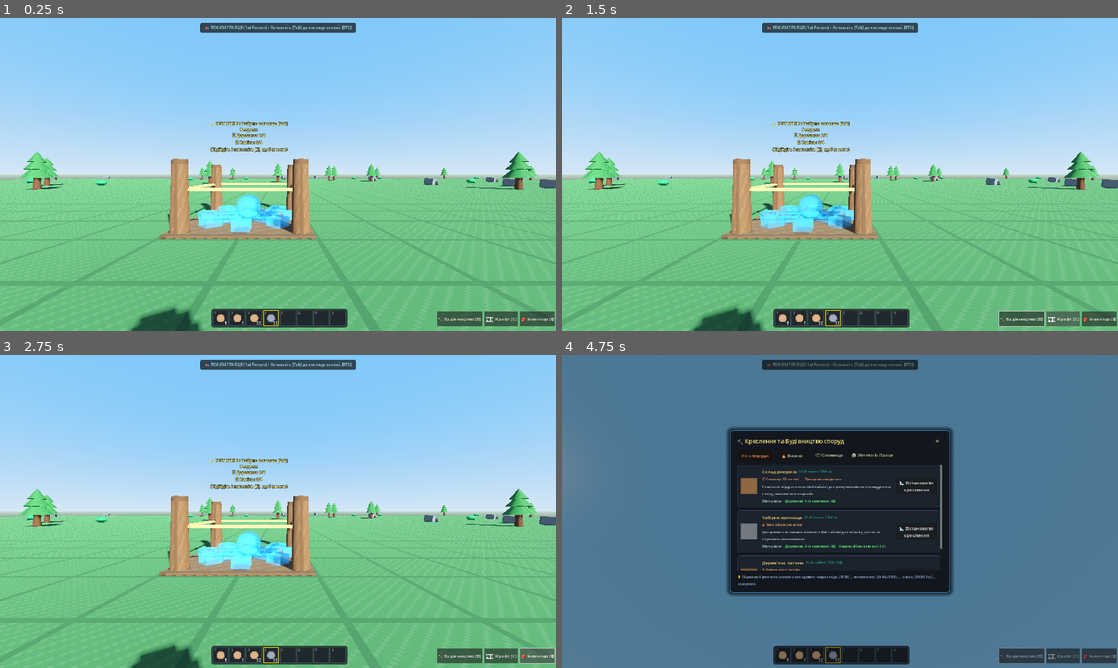
Above: before the commit, frames 1-4 (two rows, left to right).
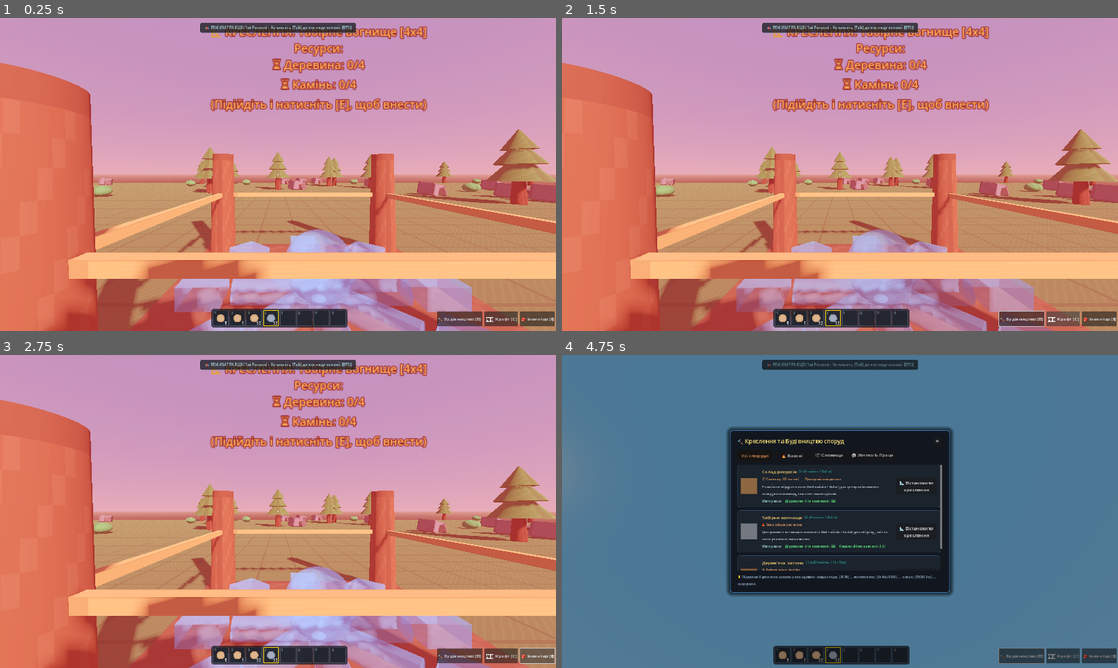
Above: after the commit, the same moments.

Repository: oksesaneka22/saecula_2
Game: Godot game, scene res://src/core/Main.tscn
Two runs of this game, one before a commit and one after it. Both use one fixed random seed, a clock stepped at 60 frames per second and the inputs below.
Inputs (mouse positions are in pixels of both pictures, inside the frame that each line leads up to):
- Up to frame 1 (0.25 s): no input
- Up to frame 2 (1.5 s): click "🔨 Будівництво [B]" at 0.5 s; click "🛠️ Крафт [C]" at 1.25 s
- Up to frame 3 (2.75 s): click "🎒 Інвентар [I]" at 2 s
- Up to frame 4 (4.75 s): tap Enter at 2.75, 4.25 s; move the mouse to (867, 511) at 2.77 s; hold W (move_up) from 2.78 s (still down); tap Space (jump) at 2.85, 3.02, 3.32, 3.5, 3.77, 3.8, 4.07, 4.55 s; click (867, 511) at 2.92 s; move the mouse to (812, 511) at 3.52 s; tap B (build_mode_toggle) at 3.6 s; move the mouse to (851, 505) at 4.27 s; hold Tab (colony_mode_toggle) from 4.28 s (still down)

The runs differ from the first frame. In frame 1, 97% of the frame differs, in the area x 0-100%, y 0-100%; in frame 2, 97%; in frame 3, 97%; in frame 4, 0.2%.
Error in both runs: Invalid call. Nonexistent function 'open' in base 'Control (InventoryUI.gd)'. (res://src/ui/hud/HUDActionBar.gd:57)

Commit message:
changed tile size

Diff:
--- a/data/buildings/campfire.tres
+++ b/data/buildings/campfire.tres
@@ -19,8 +19,8 @@
 script = ExtResource("1_bld")
 id = &"campfire"
 display_name = "Табірне вогнище"
-description = "Центральне вогнище поселення (2x2 тайлів) для обігріву, світла та первинного виживання."
-size_in_tiles = Vector2i(2, 2)
+description = "Центральне вогнище поселення (4x4 тайлів / 4x4м) для обігріву, світла та первинного виживання."
+size_in_tiles = Vector2i(4, 4)
 is_solid = true
 required_era = 0
 build_time = 4.0
--- a/data/buildings/stockpile.tres
+++ b/data/buildings/stockpile.tres
@@ -13,8 +13,8 @@
 script = ExtResource("1_bld")
 id = &"stockpile"
 display_name = "Склад ресурсів"
-description = "Розмічена відкрита зона (4x4 тайлів) для централізованого складування колод, каменю та матеріалів."
-size_in_tiles = Vector2i(4, 4)
+description = "Розмічена відкрита зона (6x6 тайлів / 6x6м) для централізованого складування колод, каменю та матеріалів."
+size_in_tiles = Vector2i(6, 6)
 is_solid = false
 required_era = 0
 build_time = 6.0
--- a/data/buildings/wooden_hut.tres
+++ b/data/buildings/wooden_hut.tres
@@ -19,8 +19,8 @@
 script = ExtResource("1_bld")
 id = &"wooden_hut"
 display_name = "Дерев'яна хатина"
-description = "Житловий комплекс для поселенців та майстерня будівельних робіт (6x6 тайлів)."
-size_in_tiles = Vector2i(6, 6)
+description = "Житловий комплекс для поселенців та майстерня будівельних робіт (10x10 тайлів / 10x10м)."
+size_in_tiles = Vector2i(10, 10)
 is_solid = true
 required_era = 0
 build_time = 10.0
--- a/src/core/Main.gd
+++ b/src/core/Main.gd
@@ -160,23 +160,23 @@
 
 	var campfire = BuildingPlacementController.get_building(&"campfire")
 	assert(campfire != null, "Campfire building must exist")
-	assert(campfire.size_in_tiles == Vector2i(2, 2), "Campfire size must be 2x2")
+	assert(campfire.size_in_tiles == Vector2i(4, 4), "Campfire size must be 4x4")
 
 	var stockpile = BuildingPlacementController.get_building(&"stockpile")
 	assert(stockpile != null, "Stockpile building must exist")
-	assert(stockpile.size_in_tiles == Vector2i(4, 4), "Stockpile size must be 4x4")
+	assert(stockpile.size_in_tiles == Vector2i(6, 6), "Stockpile size must be 6x6")
 
 	var wooden_hut = BuildingPlacementController.get_building(&"wooden_hut")
 	assert(wooden_hut != null, "Wooden hut building must exist")
-	assert(wooden_hut.size_in_tiles == Vector2i(6, 6), "Wooden hut size must be 6x6")
+	assert(wooden_hut.size_in_tiles == Vector2i(10, 10), "Wooden hut size must be 10x10")
 
 	# Перевірка get_occupied_cells
-	var occupied = BuildingPlacementController.get_occupied_cells(Vector2i(10, 10), Vector2i(2, 2))
-	assert(occupied.size() == 4, "2x2 building must occupy 4 cells")
-	assert(occupied.has(Vector2i(10, 10)) and occupied.has(Vector2i(11, 11)), "Must cover all rectangle tiles")
-
-	var hut_occupied = BuildingPlacementController.get_occupied_cells(Vector2i(20, 20), Vector2i(6, 6))
-	assert(hut_occupied.size() == 36, "6x6 building must occupy 36 cells")
+	var occupied = BuildingPlacementController.get_occupied_cells(Vector2i(10, 10), Vector2i(4, 4))
+	assert(occupied.size() == 16, "4x4 building must occupy 16 cells")
+	assert(occupied.has(Vector2i(10, 10)) and occupied.has(Vector2i(13, 13)), "Must cover all rectangle tiles")
+
+	var hut_occupied = BuildingPlacementController.get_occupied_cells(Vector2i(20, 20), Vector2i(10, 10))
+	assert(hut_occupied.size() == 100, "10x10 building must occupy 100 cells")
 
 	# Перевірка can_place_at: виділена тестова зона (34..44) з тимчасовим збереженням клітинок
 	var test_origin = Vector2i(34, 34)
@@ -206,8 +206,8 @@
 	assert(BuildingPlacementController.can_place_at(campfire, Vector2i(79, 79)) == false, "Out of bounds must be invalid")
 
 	# Перевірка розрахунку 3D центру будівлі
-	var center: Vector3 = BuildingPlacementController.get_building_world_center(Vector2i(0, 0), Vector2i(2, 2))
-	assert(is_equal_approx(center.x, 2.0) and is_equal_approx(center.z, 2.0), "2x2 origin 0,0 center must be (2.0, 0, 2.0)")
+	var center: Vector3 = BuildingPlacementController.get_building_world_center(Vector2i(0, 0), Vector2i(4, 4))
+	assert(is_equal_approx(center.x, 2.0) and is_equal_approx(center.z, 2.0), "4x4 origin 0,0 center must be (2.0, 0, 2.0)")
 
 	# Перевірка перемикання станів FSM
 	BuildingPlacementController.start_placement(campfire)
@@ -237,7 +237,7 @@
 	site.setup_site(campfire, test_origin)
 
 	# 2. Перевіряємо блокування сітки (2x2 = 4 клітинки)
-	assert(site.occupied_cells.size() == 4, "Campfire site must occupy 4 cells")
+	assert(site.occupied_cells.size() == 16, "Campfire site must occupy 16 cells")
 	for c in site.occupied_cells:
 		assert(GridManager.is_cell_solid(c) == true, "Site cells must be solid")
 		assert(GridManager.get_occupant(c) == site, "Site cells must have site as occupant")
@@ -373,11 +373,11 @@
 	assert(campfire_holo != null and campfire_holo.get_child_count() > 0, "Campfire holo must have children")
 	campfire_holo.queue_free()
 
-	var stockpile_holo = BlueprintHelper.build_blueprint_hologram(&"stockpile", Vector2(8, 8), holo_mat)
+	var stockpile_holo = BlueprintHelper.build_blueprint_hologram(&"stockpile", Vector2(6, 6), holo_mat)
 	assert(stockpile_holo != null and stockpile_holo.get_child_count() > 0, "Stockpile holo must have children")
 	stockpile_holo.queue_free()
 
-	var hut_holo = BlueprintHelper.build_blueprint_hologram(&"wooden_hut", Vector2(12, 12), holo_mat)
+	var hut_holo = BlueprintHelper.build_blueprint_hologram(&"wooden_hut", Vector2(10, 10), holo_mat)
 	assert(hut_holo != null and hut_holo.get_child_count() > 0, "Hut holo must have children")
 	hut_holo.queue_free()
 
@@ -450,4 +450,14 @@
 	assert(test_player._get_active_item_id() == &"stone", "Active item must be stone")
 	test_player.queue_free()
 
+	# 8. Перевірка, що воксельні блоки заважають зведенню споруд
+	var campfire_bld = BuildingPlacementController.get_building(&"campfire")
+	var test_b_coord := Vector3i(28, 0, 28)
+	var test_b_block = BlockManager.place_block(&"wood", test_b_coord, self)
+	assert(test_b_block != null, "Block placed")
+	assert(BlockManager.has_blocks_in_area(Vector2i(28, 28), campfire_bld.size_in_tiles) == true, "Area has blocks")
+	assert(BuildingPlacementController.can_place_at(campfire_bld, Vector2i(28, 28)) == false, "Building placement must fail when block is present")
+	BlockManager.remove_block(test_b_coord)
+	assert(BlockManager.has_blocks_in_area(Vector2i(28, 28), campfire_bld.size_in_tiles) == false, "Area has no blocks after removal")
+
 	print("[Main] Minecraft-style Block Placement unit tests passed successfully!")
--- a/src/entities3d/player/Player3D.gd
+++ b/src/entities3d/player/Player3D.gd
@@ -9,7 +9,7 @@
 
 @export var walk_speed: float = 5.0
 @export var sprint_speed: float = 7.5
-@export var jump_velocity: float = 4.8
+@export var jump_velocity: float = 7.0
 @export var mouse_sensitivity: float = 0.0025
 @export var reach_distance: float = 4.5
 
--- a/src/systems/blocks/BlockManager.gd
+++ b/src/systems/blocks/BlockManager.gd
@@ -43,6 +43,12 @@
 	if excluded_aabb.size != Vector3.ZERO:
 		var block_aabb := AABB(Vector3(coord.x, coord.y, coord.z), Vector3.ONE)
 		if block_aabb.intersects(excluded_aabb):
+			return false
+
+	# Заборона ставити блоки всередині споруд, будівельних майданчиків або природних об'єктів
+	if GridManager != null:
+		var tile_pos := Vector2i(coord.x, coord.z)
+		if GridManager.get_occupant(tile_pos) != null:
 			return false
 
 	# Межі ігрової карти
@@ -95,6 +101,24 @@
 		GridManager.set_cell_solid(map_pos, false)
 
 
+## Перевіряє, чи є воксельні блоки у вертикальному стовпчику за тайловими координатами
+func has_block_at_tile(tile_pos: Vector2i, min_y: int = 0, max_y: int = 16) -> bool:
+	for y in range(min_y, max_y):
+		if _blocks.has(Vector3i(tile_pos.x, y, tile_pos.y)):
+			return true
+	return false
+
+
+## Перевіряє, чи є хоча б один воксельний блок у прямокутній зоні споруди
+func has_blocks_in_area(origin_cell: Vector2i, size_in_tiles: Vector2i, min_y: int = 0, max_y: int = 16) -> bool:
+	for dx in range(size_in_tiles.x):
+		for dy in range(size_in_tiles.y):
+			var cell := Vector2i(origin_cell.x + dx, origin_cell.y + dy)
+			if has_block_at_tile(cell, min_y, max_y):
+				return true
+	return false
+
+
 ## Видаляє блок за координатою (з ефектом руйнування)
 func remove_block(coord: Vector3i) -> bool:
 	if _blocks.has(coord):
--- a/src/systems/building/BuildingPlacementController.gd
+++ b/src/systems/building/BuildingPlacementController.gd
@@ -167,6 +167,10 @@
 		if GridManager.get_occupant(cell) != null:
 			return false
 
+	# 4. Воксельні блоки (WorldBlock3D) заважають зведенню споруди
+	if BlockManager != null and BlockManager.has_blocks_in_area(origin_cell, building.size_in_tiles):
+		return false
+
 	return true
 
 
--- a/src/ui/hud/BuildMenuUI.gd
+++ b/src/ui/hud/BuildMenuUI.gd
@@ -220,7 +220,9 @@
 	title_hbox.add_child(title_lbl)
 
 	var size_badge = Label.new()
-	size_badge.text = "[%dx%d тайлів / %dx%dм]" % [bld.size_in_tiles.x, bld.size_in_tiles.y, bld.size_in_tiles.x * 2, bld.size_in_tiles.y * 2]
+	var m_x: int = int(round(float(bld.size_in_tiles.x) * GridManager.TILE_SIZE_3D))
+	var m_y: int = int(round(float(bld.size_in_tiles.y) * GridManager.TILE_SIZE_3D))
+	size_badge.text = "[%dx%d тайлів / %dx%dм]" % [bld.size_in_tiles.x, bld.size_in_tiles.y, m_x, m_y]
 	size_badge.add_theme_font_size_override("font_size", 12)
 	size_badge.modulate = Color("2A9D8F")
 	title_hbox.add_child(size_badge)
--- a/src/world/GridManager.gd
+++ b/src/world/GridManager.gd
@@ -16,7 +16,7 @@
 # Константи та параметри
 # ------------------------------------------------------------------------------
 const TILE_SIZE: int = 32
-const TILE_SIZE_3D: float = 2.0 ## Розмір клітинки в метрах у 3D просторі (X-Z площина)
+const TILE_SIZE_3D: float = 1.0 ## Розмір клітинки в метрах у 3D просторі (1 клітинка = 1x1м, ідентично воксельним блокам)
 
 @export var grid_width: int = 128
 @export var grid_height: int = 128
--- a/src/world/buildings/StockpileBuilding.gd
+++ b/src/world/buildings/StockpileBuilding.gd
@@ -10,7 +10,7 @@
 const InventoryComponentScript = preload("res://src/systems/inventory/InventoryComponent.gd")
 
 @export var building_id: StringName = &"stockpile"
-@export var size_in_tiles: Vector2i = Vector2i(4, 4)
+@export var size_in_tiles: Vector2i = Vector2i(6, 6)
 @export var slot_count: int = 32
 
 var map_position: Vector2i = Vector2i.ZERO
Not shown, changed: .agents/skills/skill-fsm-generator.md
Not shown, changed: .agents/skills/skill-grid-pathfinding.md
Not shown, changed: .agents/skills/skill-job-system.md
Not shown, changed: .agents/skills/skill-resource-schema.md
Not shown, changed: .agents/skills/skill-save-system.md
Not shown, changed: CHANGES.md
Not shown, changed: Documentation.md
Not shown, changed: WORKLIST.md
